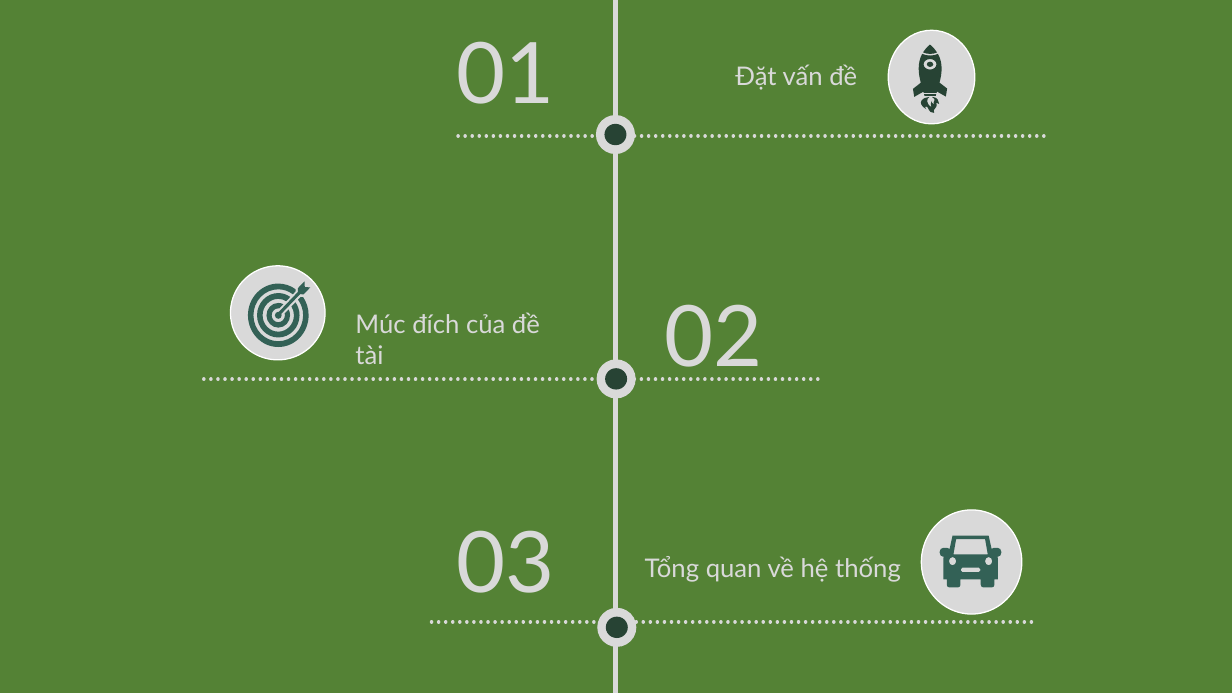
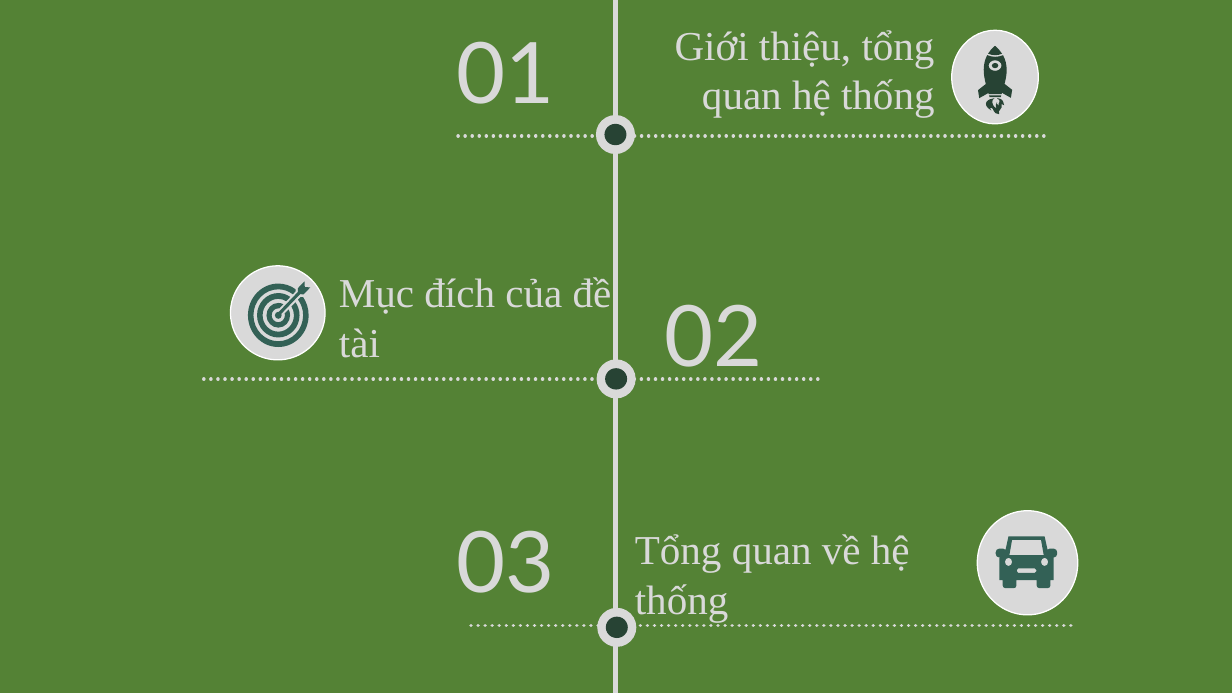
Before and after one commit to hieutran1997/delivery, a slide deck: slide 2 of documents/SlideReport.pptx. Drawn at 1232x693 pixels with LibreOffice and Linux fonts; fonts in the diff are those of the drawing. Boxes give left, top, right and bottom in pixels: in the first picture for what was removed or moved away, otherwise in the second. Text is boxed around its words. In the diff, an @@ line names an element or a change of style, - is before the commit and + after.

```diff
--- a/documents/SlideReport.pptx
+++ b/documents/SlideReport.pptx
@@ text at (675, 30, 935, 117): text changed; size 20 to 32 pt; font Lato to Times New Roman @@
-Đặt vấn đề
+Giới thiệu, tổng quan hệ thống
@@ ellipse: place and size @@
-ellipse at (888, 30, 975, 124)
+ellipse at (952, 30, 1039, 124)
@@ freeform shape: place and size @@
-freeform shape at (913, 44, 947, 113)
+freeform shape at (978, 46, 1012, 115)
@@ text at (339, 277, 612, 358): text changed; size 20 to 32 pt; font Lato to Times New Roman @@
-Múc đích của đề tài
+Mục đích của đề tài
@@ text "Tổng quan về hệ thống": place and size @@
-text "Tổng quan về hệ thống" at (645, 556, 901, 582)
+text "Tổng quan về hệ thống" at (635, 534, 910, 621)
@@ text "Tổng quan về hệ thống" at (635, 534, 910, 621): size 20 to 32 pt, font Lato to Times New Roman @@
@@ ellipse: place and size @@
-ellipse at (921, 510, 1022, 615)
+ellipse at (978, 511, 1079, 616)
@@ freeform shape: place and size @@
-freeform shape at (940, 536, 1002, 588)
+freeform shape at (996, 537, 1058, 589)
@@ line moved from (432, 622) - (1039, 622) to (471, 626) - (1078, 626) @@
```
Also in this commit, not shown: 7 other slides changed, 5 slides added.
